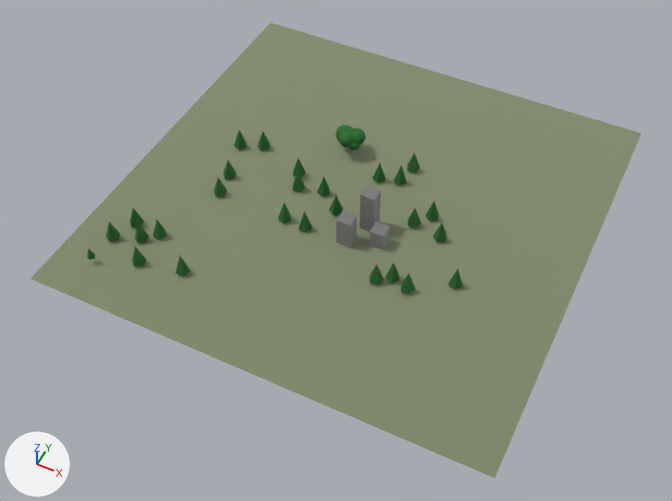
Before and after pictures for a commit that changed the glTF model public/models/assets.glb.
Before and after are seen from a 50 mm camera at (37.8, -82.4, 91.0) aimed at (0.1, -7.1, -3.1). Lighting does not change. The marker at lower left points along +X, +Y and +Z. Where no turn or scale is listed for an object, it has been applied to the vertices.
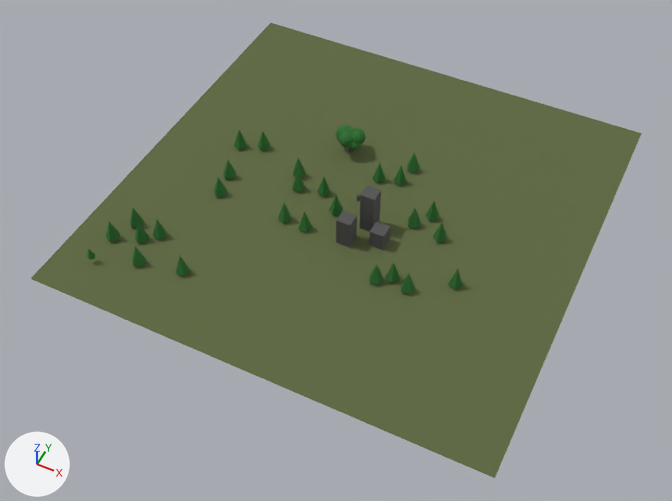
Pixel boxes (x1, y1, x2, y2) of what changed, in the pictures (672 x 501 px):
```json
{"object": "Cylinder", "change": "recoloured, surface changed", "before": [31, 23, 642, 478], "after": [31, 23, 642, 478]}
{"object": "Cube", "change": "recoloured, surface changed", "before": [360, 185, 381, 232], "after": [360, 185, 381, 232]}
{"object": "Cube.003", "change": "recoloured, surface changed", "before": [336, 211, 357, 248], "after": [336, 211, 357, 248]}
{"object": "Cube.002", "change": "recoloured, surface changed", "before": [369, 221, 390, 250], "after": [369, 221, 390, 250]}
{"object": "Character", "change": "now drawn", "after": [357, 194, 361, 201]}
{"object": "Cube.001", "change": "recoloured, surface changed", "before": [349, 148, 354, 153], "after": [349, 148, 354, 153]}
```

Edits to the scene script, one JSON object a line:
```json
{"op": "set", "path": "mat_concrete.metallic", "old": "1.0", "new": "0.0"}
{"op": "set", "path": "mat_concrete.base_color", "old": "(0.434, 0.434, 0.434)", "new": "(0.0908, 0.0908, 0.0908)", "note": "grey #b0b0b0 -> dark grey #555555"}
{"op": "set", "path": "mat_ground.metallic", "old": "1.0", "new": "0.0"}
{"op": "set", "path": "mat_ground.base_color", "old": "(0.468, 0.515, 0.361)", "new": "(0.112, 0.141, 0.0513)", "note": "grey #b6bea2 -> dark green #5e6940"}
```
